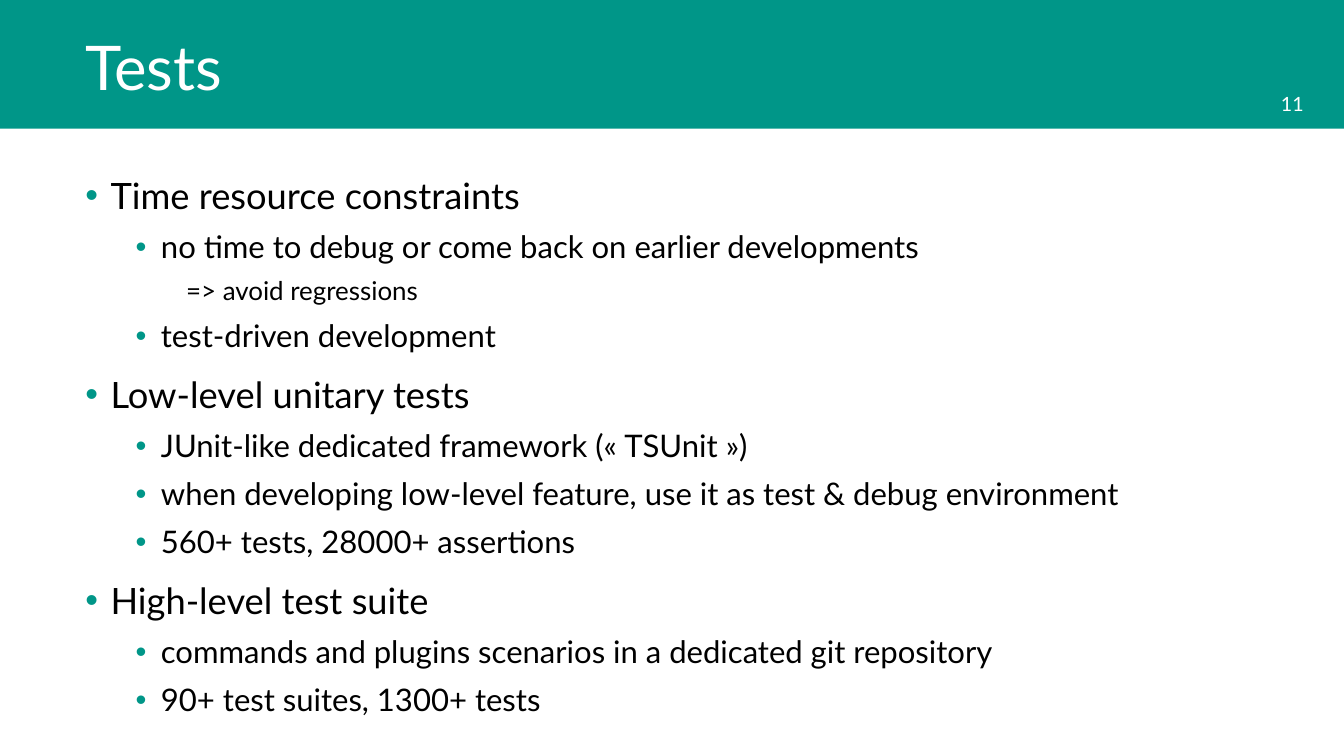
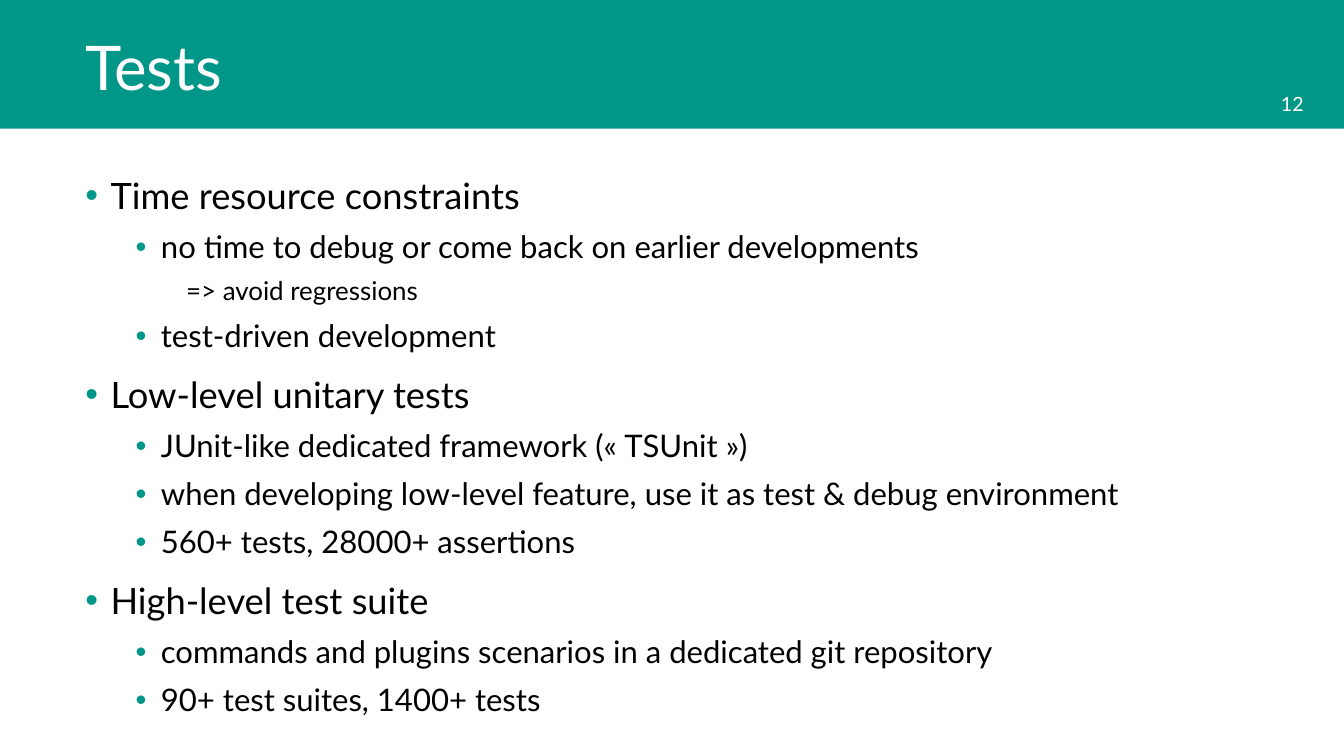
Before and after one commit to tsduck/tsduck, a slide deck: slide 12 of doc/tsduck-project.pptx (slide 11 before the commit). Drawn at 1344x756 pixels with LibreOffice and Linux fonts; fonts in the diff are those of the drawing; background and template pictures are left out. Boxes give left, top, right and bottom in pixels: in the first picture for what was removed or moved away, otherwise in the second. Text is boxed around its words. In the diff, an @@ line names an element or a change of style, - is before the commit and + after.

```diff
--- a/doc/tsduck-project.pptx
+++ b/doc/tsduck-project.pptx
@@ page number at (x1=1281, y1=96, x2=1304, y2=111): text changed @@
-11
+12
@@ text at (x1=161, y1=688, x2=541, y2=715): text changed @@
-  • 90+ test suites, 1300+ tests
+  • 90+ test suites, 1400+ tests
```
Also in this commit, not shown: 3 other slides changed, 1 slide added, 3 other files.
